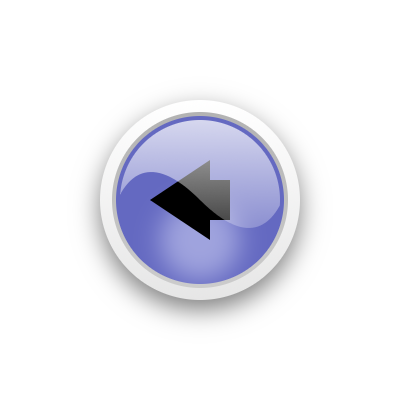
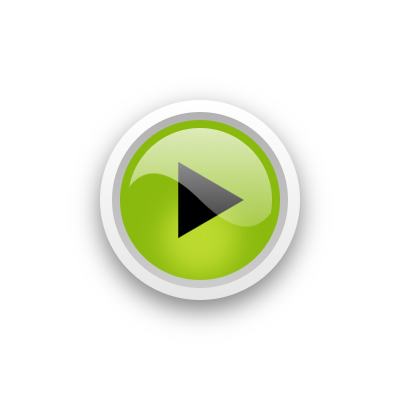
Layered file, before and after one edit (400×400). Changes by layer:
showed group "Button Pushed" (6 layers) over [120, 120, 280, 280]
renamed "Ebene #2" to "Ebene #10", showed it, painted on it over [174, 160, 244, 240]
showed "Ebene #16" over [120, 120, 280, 280]
hid group "Button Normal" (6 layers) over [116, 116, 284, 284]
hid "Ebene #5", painted on it over [150, 150, 237, 250]
hid "Ebene #3" over [116, 116, 284, 284]
